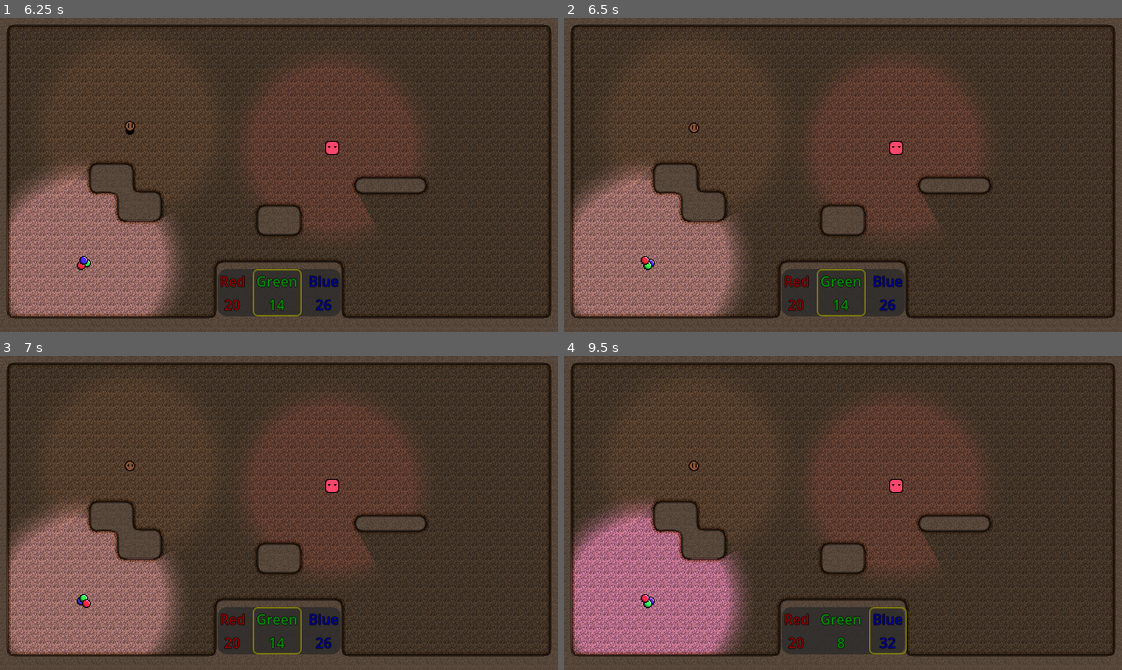
Above: before the commit, frames 1-4 (two rows, left to right).
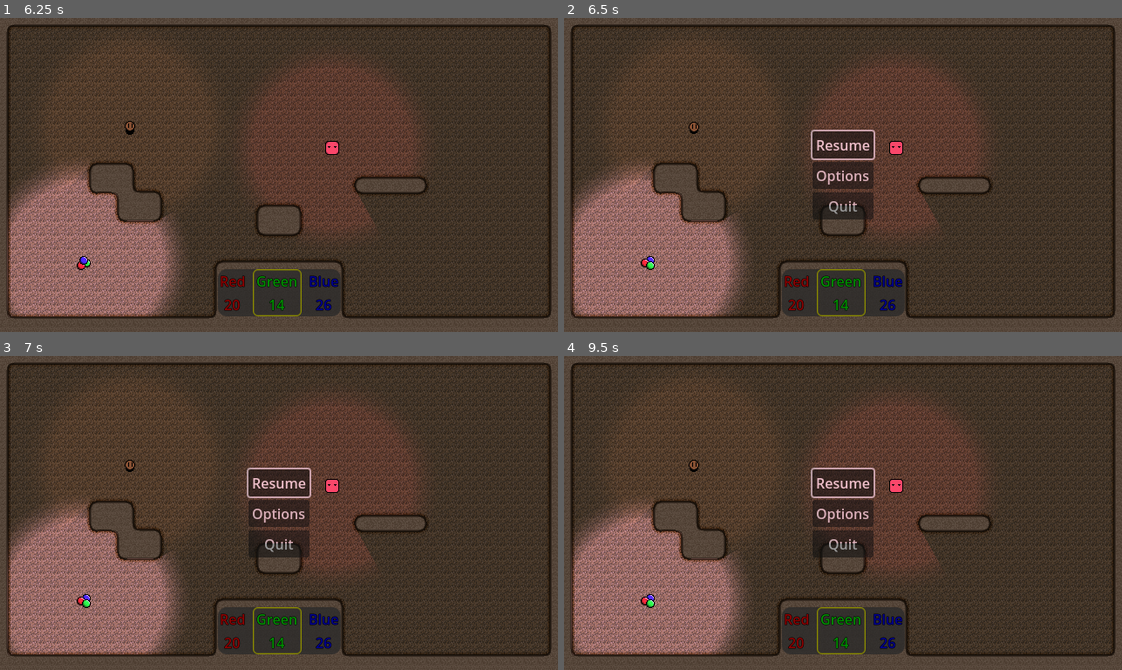
Above: after the commit, the same moments.

Repository: Degenerate-Games/shadows-below
Game: Godot game, scene res://scenes/menus/main_menu.tscn
The game is run twice, just before and just after one commit, with the same random seed, the same clock (stepped at 60 frames per second) and the same inputs.
Inputs:
- Up to frame 1 (6.25 s): click "Start" at 0.5 s; click "Start" at 1.25 s; click "Endless Mode" at 2 s; hold L (mixing_ui_right) 2.78-3.53 s; hold K (mixing_ui_down) 3.53-4.28 s; hold L (mixing_ui_right) 4.28-5.03 s; hold I (mixing_ui_up) 5.03-5.78 s; hold J (mixing_ui_left) from 5.78 s (still down)
- Up to frame 2 (6.5 s): keep holding J (mixing_ui_left); tap Escape (pause) at 6.4 s
- Up to frame 3 (7 s): keep holding J (mixing_ui_left)
- Up to frame 4 (9.5 s): release J (mixing_ui_left) at 7.28 s; hold K (mixing_ui_down) 7.28-8.03 s; hold L (mixing_ui_right) 8.03-8.78 s; hold I (mixing_ui_up) from 8.78 s (still down)

Frame 1 is identical in both runs. In frame 2, 2.9% of the frame differs, in the area x 13-61%, y 33-81%; in frame 3, 2.9%; in frame 4, 11%, in the area x 1-62%, y 33-95%.

Commit message:
Add pause menu to test scene

Diff:
--- a/scenes/sprite_Test.tscn
+++ b/scenes/sprite_Test.tscn
@@ -1,10 +1,11 @@
-[gd_scene load_steps=6 format=3 uid="uid://1vullgdq6euv"]
+[gd_scene load_steps=7 format=3 uid="uid://1vullgdq6euv"]
 
 [ext_resource type="PackedScene" uid="uid://b1wood0fcmyu4" path="res://scenes/enemies/enemy_a.tscn" id="4_0s3pa"]
 [ext_resource type="TileSet" uid="uid://ckaqj3x6ln0ft" path="res://assets/levels/dirt/dirt_tileset.tres" id="4_kv3r2"]
 [ext_resource type="PackedScene" uid="uid://rfo2dnxunaxo" path="res://scenes/ui/color_mixing_ui.tscn" id="5_3bj74"]
 [ext_resource type="PackedScene" uid="uid://wnst66l3ja5k" path="res://scenes/enemies/enemy_b.tscn" id="5_d8xwa"]
 [ext_resource type="PackedScene" uid="uid://b0no58d1y44c4" path="res://scenes/player.tscn" id="6_oc0o4"]
+[ext_resource type="PackedScene" uid="uid://cjni8qecs1cia" path="res://scenes/menus/pause_menu.tscn" id="6_ofyws"]
 
 [node name="Node2D" type="Node2D"]
 
@@ -45,4 +46,6 @@
 [node name="EnemyB" parent="." instance=ExtResource("5_d8xwa")]
 position = Vector2(381, 149)
 
+[node name="PauseMenu" parent="." instance=ExtResource("6_ofyws")]
+
 [connection signal="color_changed" from="UI/ColorMixingUI" to="Player" method="_on_color_mixing_ui_color_changed"]
